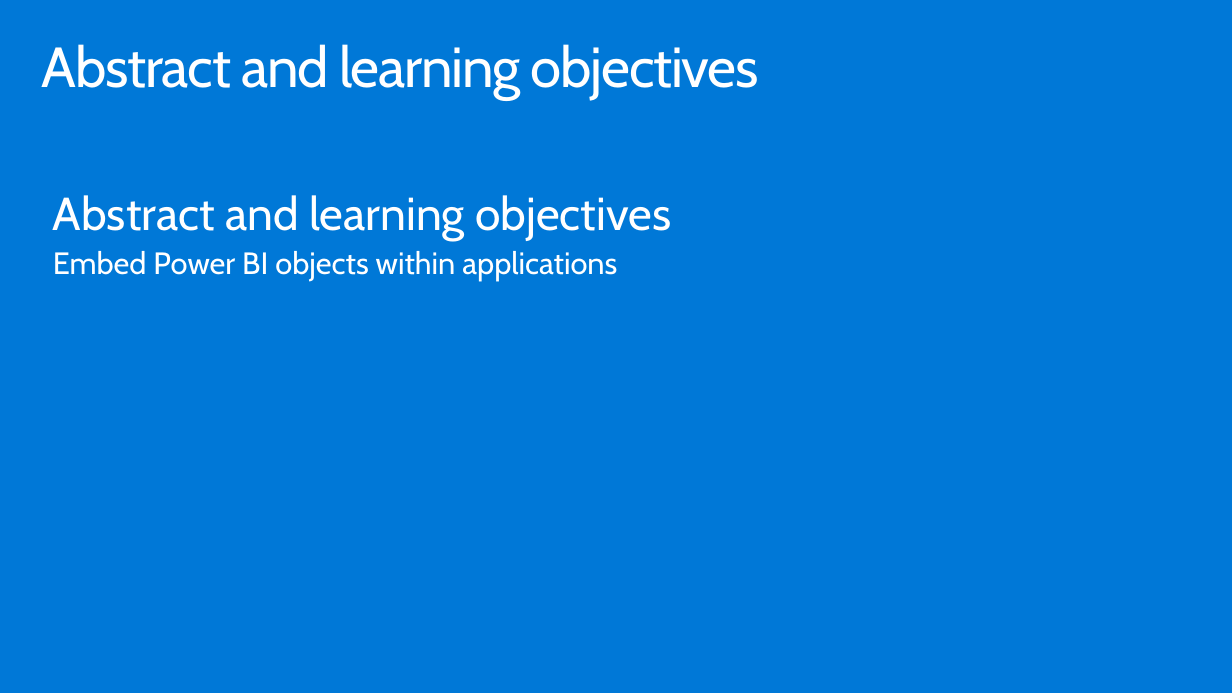
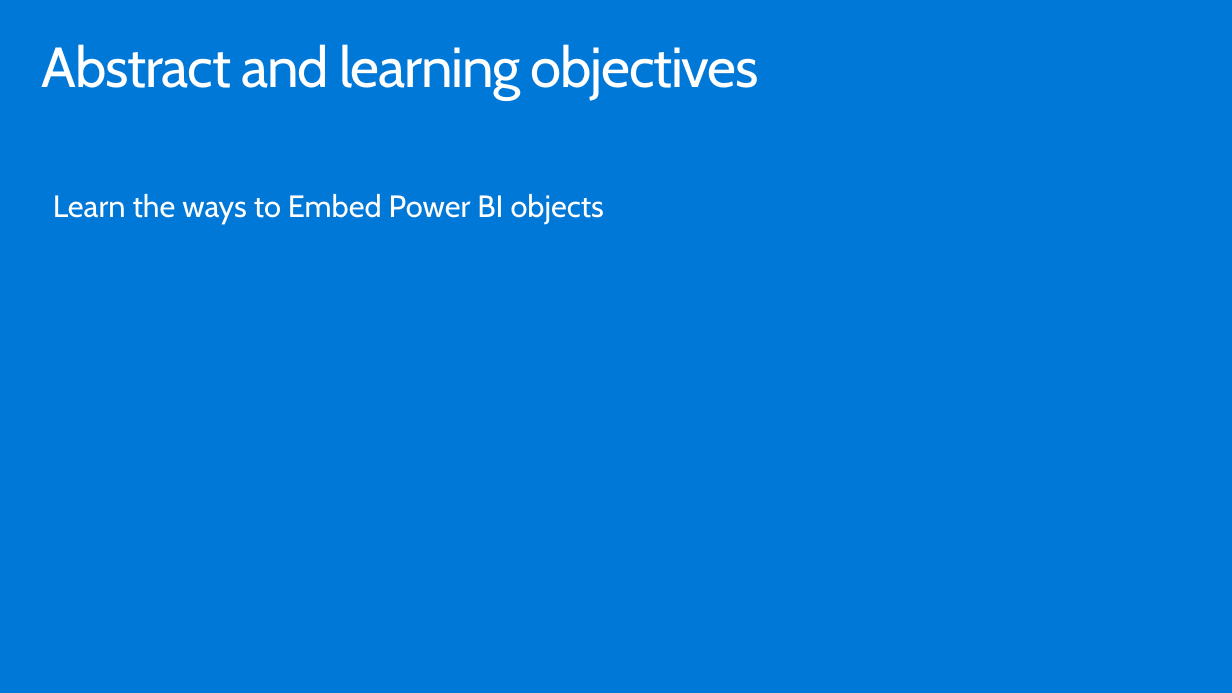
Before and after one commit to hnc198/AzurePowerBI, a slide deck: slide 3 of Hands-on Modules/Embedding/5. Ways to Embed Power BI objects.pptx. Drawn at 1232x693 pixels with LibreOffice and Linux fonts; fonts in the diff are those of the drawing. Boxes give left, top, right and bottom in pixels: in the first picture for what was removed or moved away, otherwise in the second. Text is boxed around its words. In the diff, an @@ line names an element or a change of style, - is before the commit and + after.

```diff
--- a/Hands-on Modules/Embedding/5. Ways to Embed Power BI objects.pptx
+++ b/Hands-on Modules/Embedding/5. Ways to Embed Power BI objects.pptx
@@ text at bbox=[53, 194, 604, 224]: text changed @@
-Abstract and learning objectives
-Embed Power BI objects within applications
+Learn the ways to Embed Power BI objects
```
Also in this commit, not shown: 4 other slides changed, 3 slides added, 4 other files.
